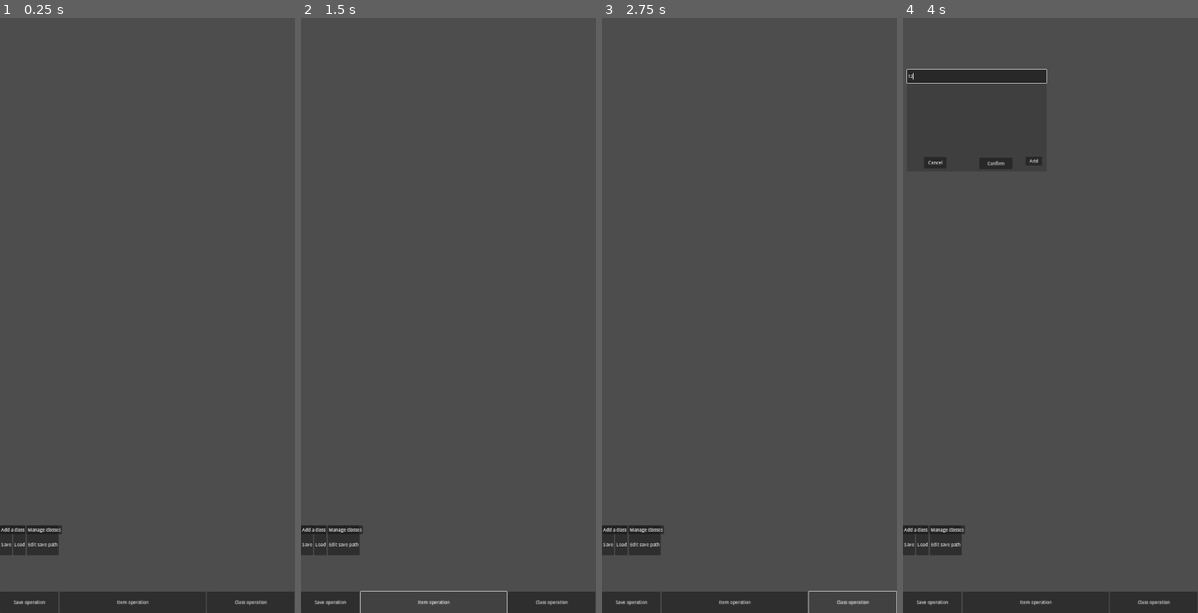
Above: before the commit, frames 1-4 (left to right).
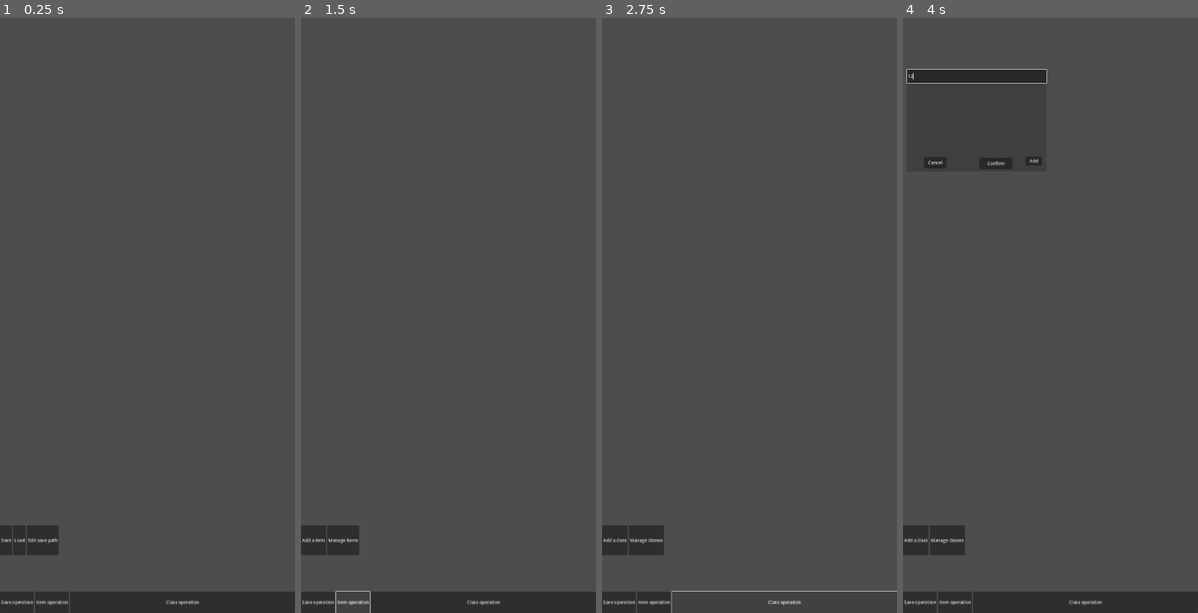
Above: after the commit, the same moments.

Repository: lfoxhlnut/KeyManager
Game: Godot game, scene res://ui/android/android_main.tscn
The game is run twice, just before and just after one commit, with the same random seed, the same clock (stepped at 60 frames per second) and the same inputs.
Inputs (mouse positions are in pixels of both pictures, inside the frame that each line leads up to):
- Up to frame 1 (0.25 s): no input
- Up to frame 2 (1.5 s): click "Save operation" at 0.5 s; click "Item operation" at 1.25 s
- Up to frame 3 (2.75 s): click "Class operation" at 2 s
- Up to frame 4 (4 s): click "Add a class" at 2.75 s; click (976, 77) at 3.52 s; type "12" at 3.6 s

The runs differ from the first frame. In frame 1, 0.5% of the frame differs, in the area x 0-91%, y 85-100%; in frame 2, 0.7%; in frame 3, 0.7%, in the area x 0-100%, y 85-100%; in frame 4, 0.6%.
Error before the commit: Invalid operands 'int' and 'Nil' in operator '-'. (res://resource/sub_node_percentage.gd:27)
Error after the commit: Invalid access to property or key 'first_part' on a base object of type 'Resource (SubNodePercentage)'. (res://script/android/menu_btn.gd:50)

Commit message:
Signals connect with Android menu buttons.

Diff:
--- /dev/null
+++ b/script/android/sub_menu_btn.gd
@@ -0,0 +1,34 @@
+@tool
+extends Control
+
+@onready var save_operation: HBoxContainer = $SaveOperation
+@onready var item_operation: HBoxContainer = $ItemOperation
+@onready var class_operation: HBoxContainer = $ClassOperation
+
+func _ready() -> void:
+	for i: HBoxContainer in get_children():
+		i.position = Vector2.ZERO
+		i.size = size
+
+
+func hide_children() -> void:
+	# Callable expected by all() should return a bool value,
+	# otherwise the callable will be called only once.
+	get_children().all(func(i: Control):
+		i.hide()
+		return true
+	)
+
+func _on_save_op_pressed() -> void:
+	hide_children()
+	save_operation.show()
+
+
+func _on_item_op_pressed() -> void:
+	hide_children()
+	item_operation.show()
+
+
+func _on_class_op_pressed() -> void:
+	hide_children()
+	class_operation.show()
--- a/ui/android/android_main.tscn
+++ b/ui/android/android_main.tscn
@@ -6,11 +6,13 @@
 [ext_resource type="Script" path="res://script/android/android_menu.gd" id="4_qjvv8"]
 [ext_resource type="Script" path="res://script/android/menu_btn.gd" id="5_4s6ew"]
 [ext_resource type="Script" path="res://resource/sub_node_percentage.gd" id="6_tho04"]
+[ext_resource type="Script" path="res://script/android/sub_menu_btn.gd" id="7_swmk2"]
 
 [sub_resource type="Resource" id="Resource_tyjth"]
 script = ExtResource("6_tho04")
-percentage/first_part = 20
-percentage/second_part = 50
+size = 3
+percentage = Array[int]([0, 0, 0])
+infimum = Array[int]([0, 0, 0])
 
 [node name="Main" type="Node"]
 script = ExtResource("1_powmy")
@@ -72,18 +74,18 @@
 percentage = SubResource("Resource_tyjth")
 
 [node name="SaveOp" type="Button" parent="HUD/Menu/MenuBtn"]
-custom_minimum_size = Vector2(214.4, 0)
+custom_minimum_size = Vector2(124, 0)
 layout_mode = 2
 size_flags_horizontal = 0
 text = "Save operation"
 
 [node name="ItemOp" type="Button" parent="HUD/Menu/MenuBtn"]
-custom_minimum_size = Vector2(536, 0)
+custom_minimum_size = Vector2(124, 0)
 layout_mode = 2
 text = "Item operation"
 
 [node name="ClassOp" type="Button" parent="HUD/Menu/MenuBtn"]
-custom_minimum_size = Vector2(321.6, 0)
+custom_minimum_size = Vector2(824, 0)
 layout_mode = 2
 size_flags_horizontal = 8
 text = "Class operation"
@@ -94,12 +96,12 @@
 anchor_right = 1.0
 offset_bottom = 109.0
 grow_horizontal = 2
+script = ExtResource("7_swmk2")
 
 [node name="SaveOperation" type="HBoxContainer" parent="HUD/Menu/SubMenuBtn"]
 layout_mode = 2
 anchor_right = 1.0
 anchor_bottom = 1.0
-offset_top = 31.0
 
 [node name="Save" type="Button" parent="HUD/Menu/SubMenuBtn/SaveOperation"]
 layout_mode = 2
@@ -115,9 +117,10 @@
 text = "Edit save path"
 
 [node name="ItemOperation" type="HBoxContainer" parent="HUD/Menu/SubMenuBtn"]
+visible = false
 layout_mode = 2
-offset_right = 213.0
-offset_bottom = 31.0
+offset_right = 1080.0
+offset_bottom = 109.0
 
 [node name="Add" type="Button" parent="HUD/Menu/SubMenuBtn/ItemOperation"]
 layout_mode = 2
@@ -128,7 +131,10 @@
 text = "Manage items"
 
 [node name="ClassOperation" type="HBoxContainer" parent="HUD/Menu/SubMenuBtn"]
+visible = false
 layout_mode = 2
+offset_right = 1080.0
+offset_bottom = 109.0
 
 [node name="Add" type="Button" parent="HUD/Menu/SubMenuBtn/ClassOperation"]
 layout_mode = 2
@@ -147,6 +153,9 @@
 [connection signal="load_pressed" from="HUD/Menu" to="." method="_on_menu_load_pressed"]
 [connection signal="save_pressed" from="HUD/Menu" to="." method="_on_menu_save_pressed"]
 [connection signal="resized" from="HUD/Menu/MenuBtn" to="HUD/Menu/MenuBtn" method="_on_resized"]
+[connection signal="pressed" from="HUD/Menu/MenuBtn/SaveOp" to="HUD/Menu/SubMenuBtn" method="_on_save_op_pressed"]
+[connection signal="pressed" from="HUD/Menu/MenuBtn/ItemOp" to="HUD/Menu/SubMenuBtn" method="_on_item_op_pressed"]
+[connection signal="pressed" from="HUD/Menu/MenuBtn/ClassOp" to="HUD/Menu/SubMenuBtn" method="_on_class_op_pressed"]
 [connection signal="pressed" from="HUD/Menu/SubMenuBtn/SaveOperation/Save" to="HUD/Menu" method="_on_save_sub_btn_pressed" binds= ["save"]]
 [connection signal="pressed" from="HUD/Menu/SubMenuBtn/SaveOperation/Load" to="HUD/Menu" method="_on_save_sub_btn_pressed" binds= ["load"]]
 [connection signal="pressed" from="HUD/Menu/SubMenuBtn/SaveOperation/EditSavePath" to="HUD/Menu" method="_on_save_sub_btn_pressed" binds= ["edit_save_path"]]
Not shown: 1 places in ui/android/android_main.tscn that only renumber resources
